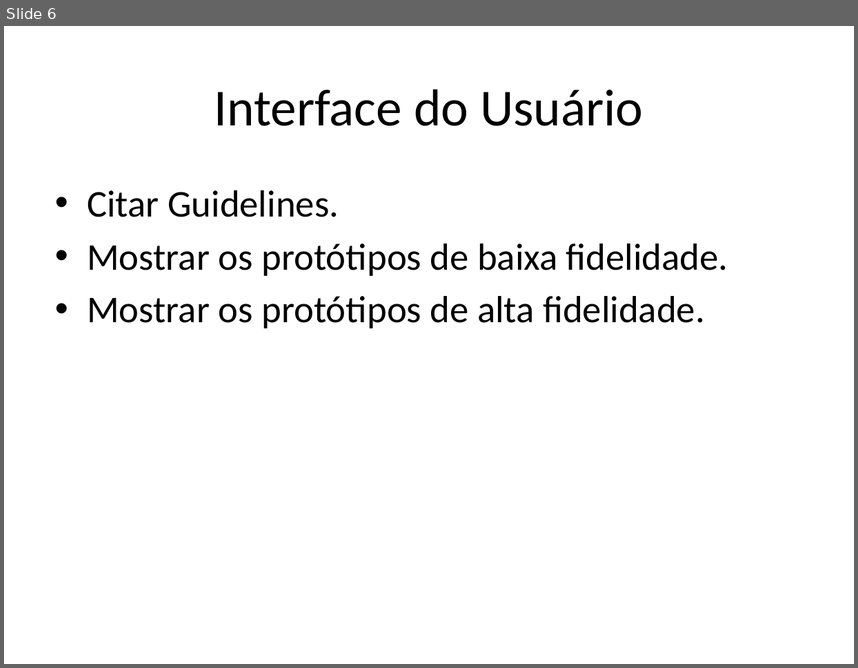
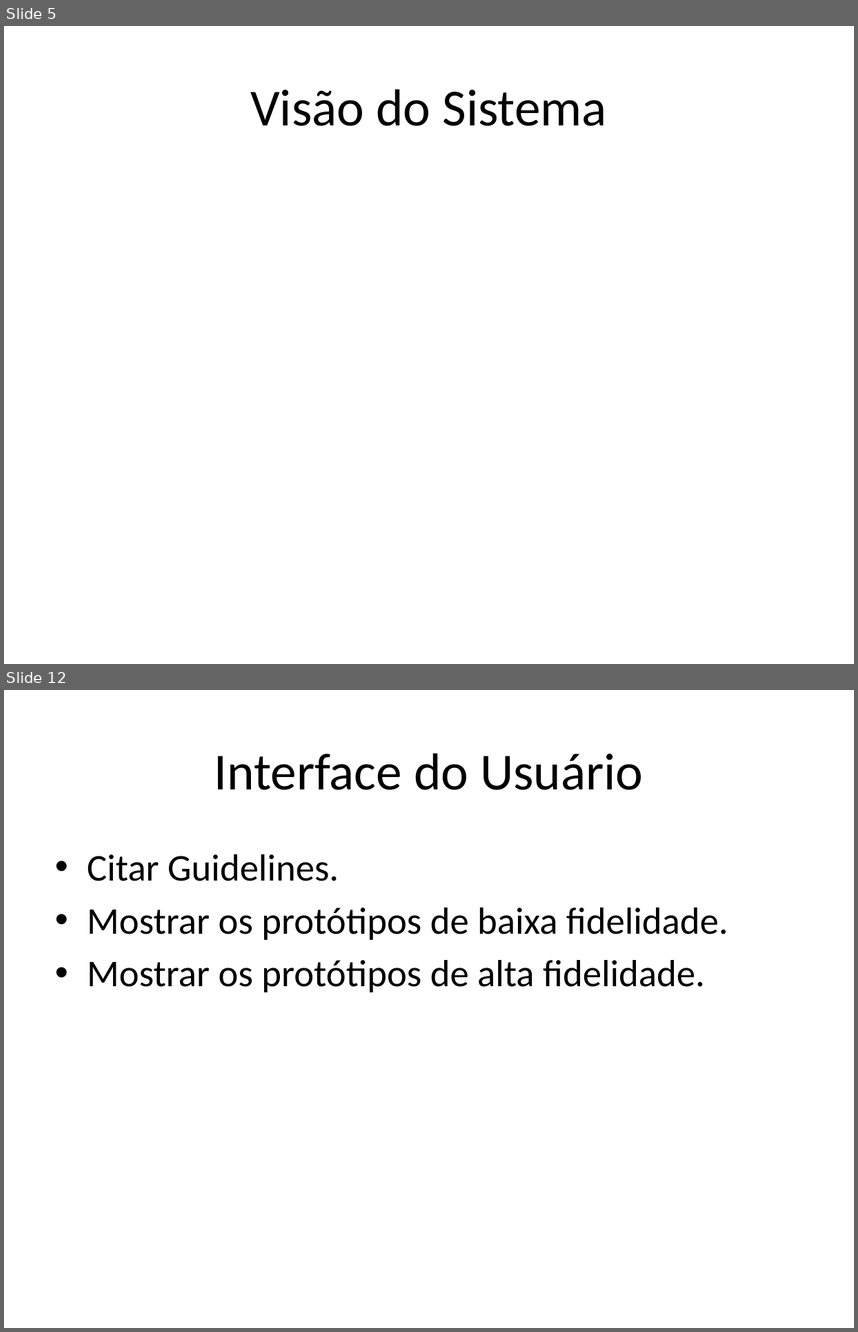
Before and after one commit to kokmz/TCCHUE, a slide deck: documentacao/G4_Apresentacao2sem2014_Final.pptx. Shown one above the other, each under a label of ours: slide 6 before the commit, slides 5 and 12 after it; the slides between them are not shown. The pictures are 858x668 and 858x1332 pixels, drawn with LibreOffice and Linux fonts; fonts in the diff are those of the drawing; background and template pictures are left out. Boxes give left, top, right and bottom in pixels: in the first picture for what was removed or moved away, otherwise in the second. Text is boxed around its words. In the diff, an @@ line names an element or a change of style, - is before the commit and + after.

```diff
--- a/documentacao/G4_Apresentacao2sem2014_Final.pptx
+++ b/documentacao/G4_Apresentacao2sem2014_Final.pptx
@@ slide 5 added at box(4, 26, 854, 664), background picture (left out) @@
@@ title added at box(250, 89, 607, 126), 44 pt, text #000000 @@
+Visão do Sistema
@@ what was slide 6 is now slide 12 @@
```
Also in this commit, not shown: 3 slides changed, 12 other slides added, 5 slides removed.
